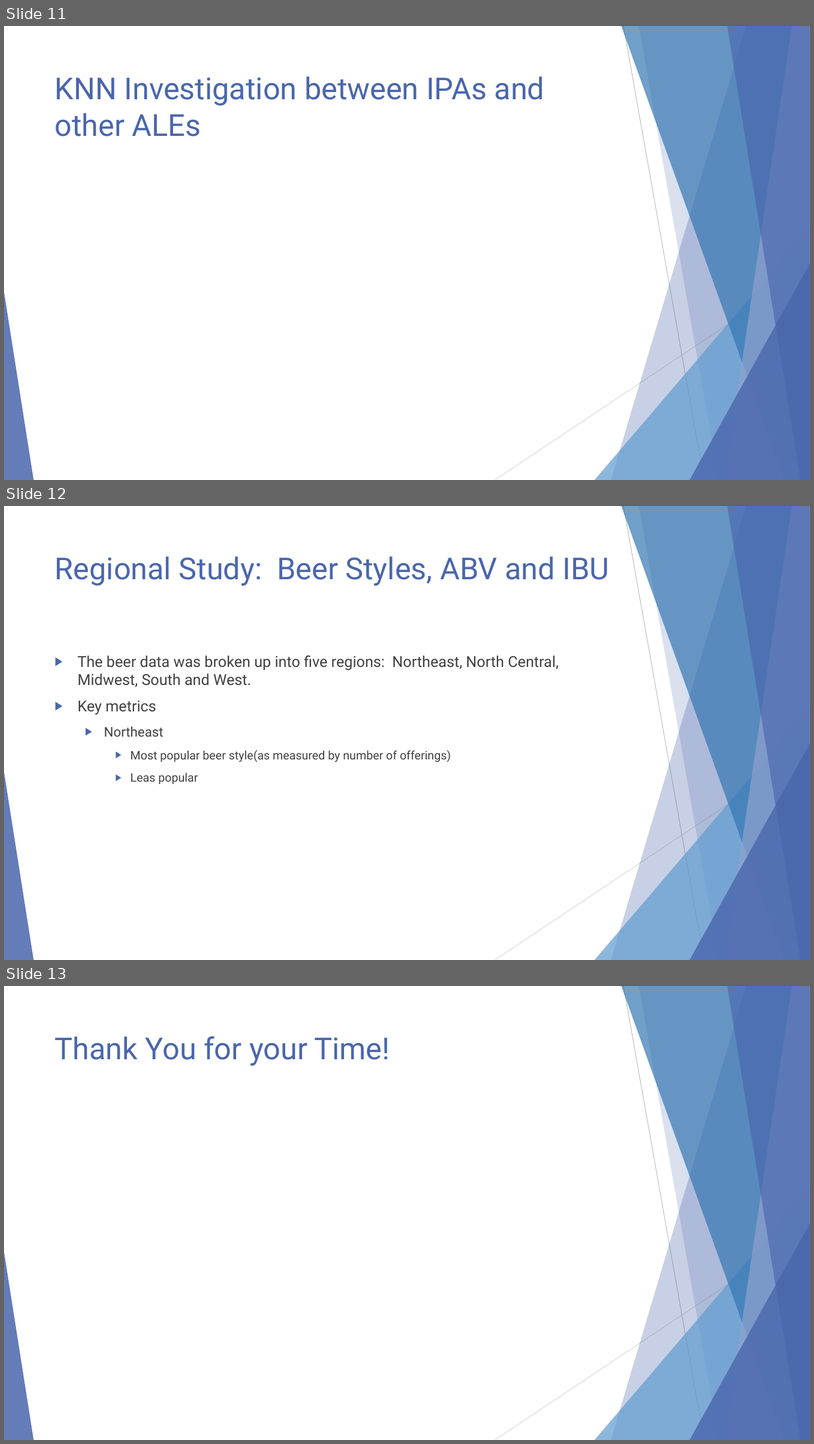
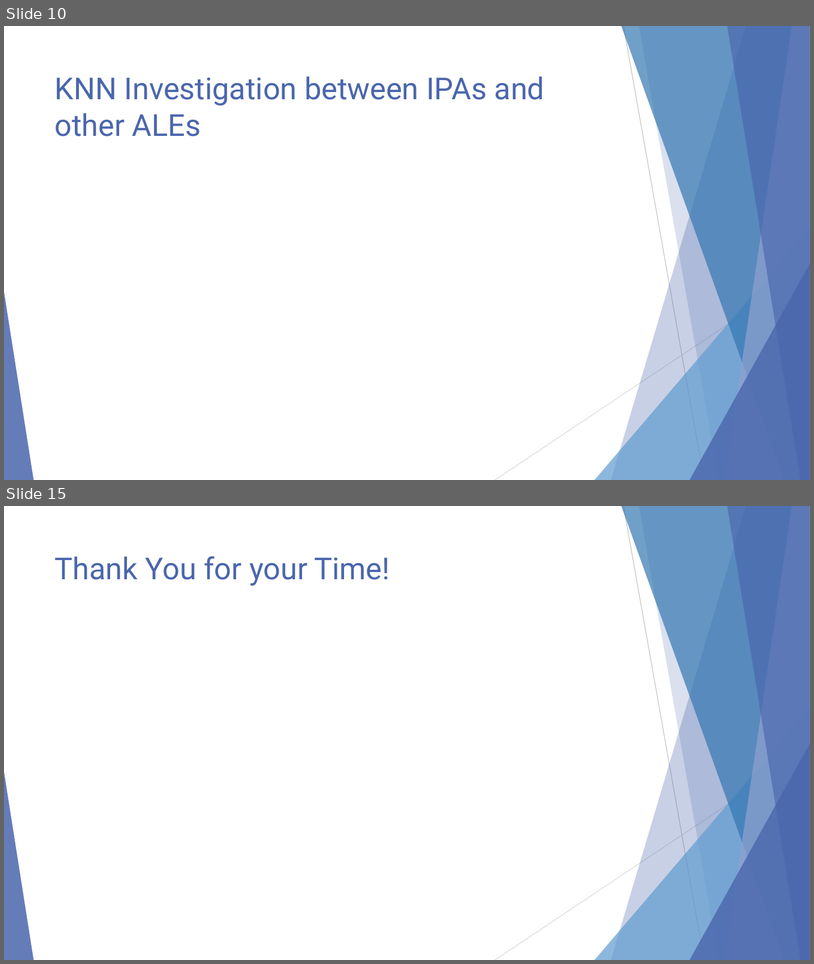
Before and after one commit to malcolmccarlson/DDS-CaseStudy1, a slide deck: MalcolmCarlsonBeerDataEDA.DDS6306.pptx. Shown one above the other, each under a label of ours: slides 11, 12 and 13 before the commit, slides 10 and 15 after it; the slides between them are not shown. The pictures are 814x1444 and 814x964 pixels, drawn with LibreOffice and Linux fonts; fonts in the diff are those of the drawing. Boxes give left, top, right and bottom in pixels: in the first picture for what was removed or moved away, otherwise in the second. Text is boxed around its words. In the diff, an @@ line names an element or a change of style, - is before the commit and + after.

```diff
--- a/MalcolmCarlsonBeerDataEDA.DDS6306.pptx
+++ b/MalcolmCarlsonBeerDataEDA.DDS6306.pptx
@@ slide 12 removed at (4, 506, 810, 960), background #FFFFFF; not listed: 10 template elements that a slide beside it also shows @@
@@ title removed at (55, 556, 609, 586) @@
-Regional Study: Beer Styles, ABV and IBU
@@ text removed at (78, 655, 559, 784) @@
-▶ The beer data was broken up into five regions: Northeast, North Central, Midwest, South and West.
-▶ Key metrics
-  ▶ Northeast
-    ▶ Most popular beer style(as measured by number of offerings)
-    ▶ Leas popular
@@ what was slide 11 is now slide 10 @@
@@ what was slide 13 is now slide 15 @@
```
Also in this commit, not shown: 2 slides changed, 4 slides added, 2 other files.
